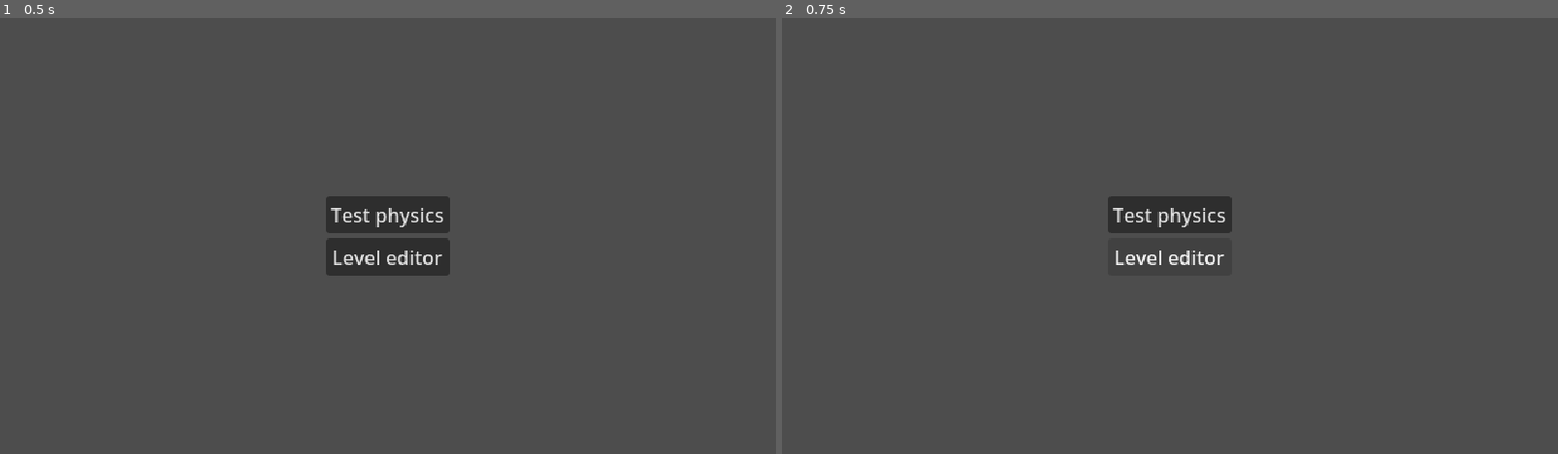
Above: before the commit, frames 1-2 (left to right).
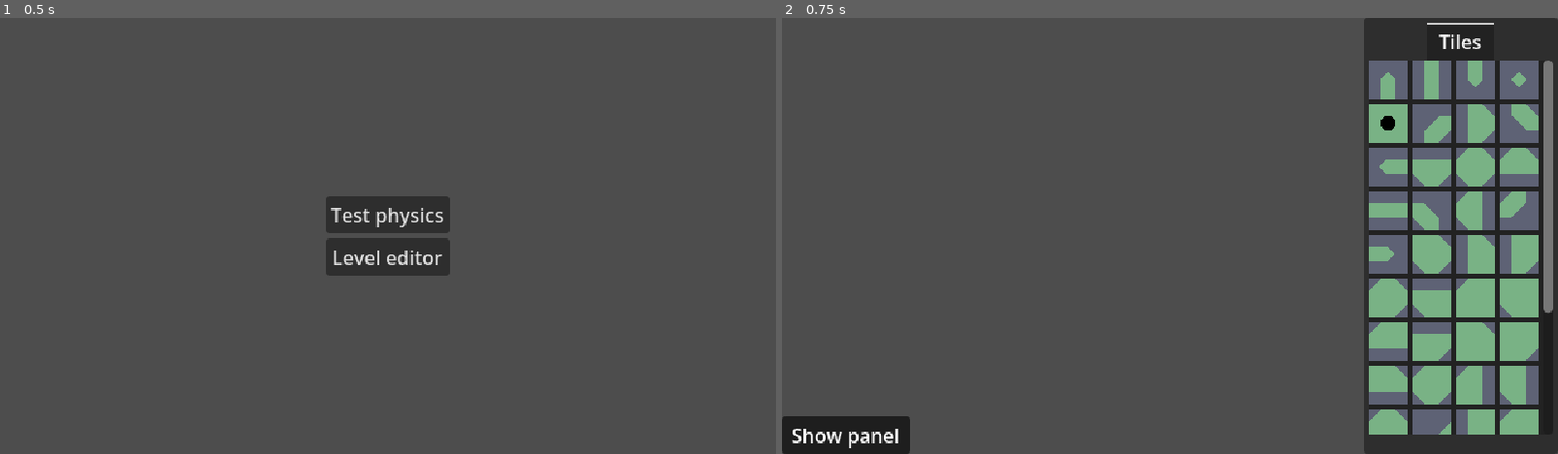
Above: after the commit, the same moments.

Repository: Halfwhit/Gulf
Game: Godot game, scene res://scenes/main.tscn
The game is run twice, just before and just after one commit, with the same random seed, the same clock (stepped at 60 frames per second) and the same inputs.
Inputs:
- Up to frame 1 (0.5 s): no input
- Up to frame 2 (0.75 s): click "Level editor" at 0.5 s

Frame 1 is identical in both runs. In frame 2, 28% of the frame differs, in the area x 0-100%, y 0-100%.

Commit message:
Started level editor

Diff:
--- a/project.godot
+++ b/project.godot
@@ -28,6 +28,10 @@
 window/stretch/mode="canvas_items"
 window/stretch/scale_mode="integer"
 
+[gui]
+
+common/show_focus_state_on_pointer_event=2
+
 [input]
 
 touch_main={
@@ -35,6 +39,14 @@
 "events": [Object(InputEventMouseButton,"resource_local_to_scene":false,"resource_name":"","device":-1,"window_id":0,"a …(253 unchanged characters)…
 ]
 }
+
+[layer_names]
+
+2d_physics/layer_1="ball"
+2d_physics/layer_2="solid"
+2d_physics/layer_3="hole"
+2d_physics/layer_4="water"
+2d_physics/layer_5="acid"
 
 [physics]
 
--- a/resources/tile_set.tres
+++ b/resources/tile_set.tres
@@ -1,309 +1,6 @@
 [gd_resource type="TileSet" format=3 uid="uid://cfiust4nsjpbw"]
 
-[ext_resource type="Texture2D" uid="uid://dq8tyx0rx2dji" path="res://assets/grass_wall.png" id="1_0naqh"]
-[ext_resource type="Texture2D" uid="uid://cqv4aq7t1w05b" path="res://assets/green_green.png" id="2_xd6c0"]
-[ext_resource type="Texture2D" uid="uid://hwon2xyykv84" path="res://assets/green_wall.png" id="3_51i6s"]
 [ext_resource type="Texture2D" uid="uid://v76fvq2w852g" path="res://assets/template_diag.png" id="4_xd6c0"]
-
-[sub_resource type="TileSetAtlasSource" id="TileSetAtlasSource_dtrn4"]
-texture = ExtResource("1_0naqh")
-texture_region_size = Vector2i(32, 32)
-0:0/0 = 0
-0:0/0/terrain_set = 0
-1:0/0 = 0
-1:0/0/terrain_set = 0
-2:0/0 = 0
-2:0/0/terrain_set = 0
-3:0/0 = 0
-3:0/0/terrain_set = 0
-4:0/0 = 0
-4:0/0/terrain_set = 0
-5:0/0 = 0
-5:0/0/terrain_set = 0
-6:0/0 = 0
-6:0/0/terrain_set = 0
-7:0/0 = 0
-7:0/0/terrain_set = 0
-8:0/0 = 0
-8:0/0/terrain_set = 0
-9:0/0 = 0
-9:0/0/terrain_set = 0
-10:0/0 = 0
-10:0/0/terrain_set = 0
-11:0/0 = 0
-11:0/0/terrain_set = 0
-0:1/0 = 0
-0:1/0/terrain_set = 0
-1:1/0 = 0
-1:1/0/terrain_set = 0
-2:1/0 = 0
-2:1/0/terrain_set = 0
-3:1/0 = 0
-3:1/0/terrain_set = 0
-4:1/0 = 0
-4:1/0/terrain_set = 0
-5:1/0 = 0
-5:1/0/terrain_set = 0
-6:1/0 = 0
-6:1/0/terrain_set = 0
-7:1/0 = 0
-7:1/0/terrain_set = 0
-8:1/0 = 0
-8:1/0/terrain_set = 0
-9:1/0 = 0
-9:1/0/terrain_set = 0
-10:1/0 = 0
-10:1/0/terrain_set = 0
-11:1/0 = 0
-11:1/0/terrain_set = 0
-0:2/0 = 0
-0:2/0/terrain_set = 0
-1:2/0 = 0
-1:2/0/terrain_set = 0
-2:2/0 = 0
-2:2/0/terrain_set = 0
-3:2/0 = 0
-3:2/0/terrain_set = 0
-4:2/0 = 0
-4:2/0/terrain_set = 0
-5:2/0 = 0
-5:2/0/terrain_set = 0
-6:2/0 = 0
-6:2/0/terrain_set = 0
-7:2/0 = 0
-7:2/0/terrain_set = 0
-8:2/0 = 0
-8:2/0/terrain_set = 0
-9:2/0 = 0
-9:2/0/terrain_set = 0
-10:2/0 = 0
-10:2/0/terrain_set = 0
-11:2/0 = 0
-11:2/0/terrain_set = 0
-0:3/0 = 0
-0:3/0/terrain_set = 0
-1:3/0 = 0
-1:3/0/terrain_set = 0
-2:3/0 = 0
-2:3/0/terrain_set = 0
-3:3/0 = 0
-3:3/0/terrain_set = 0
-4:3/0 = 0
-4:3/0/terrain_set = 0
-5:3/0 = 0
-5:3/0/terrain_set = 0
-6:3/0 = 0
-6:3/0/terrain_set = 0
-7:3/0 = 0
-7:3/0/terrain_set = 0
-8:3/0 = 0
-8:3/0/terrain_set = 0
-9:3/0 = 0
-9:3/0/terrain_set = 0
-10:3/0 = 0
-10:3/0/terrain_set = 0
-11:3/0 = 0
-11:3/0/terrain_set = 0
-
-[sub_resource type="TileSetAtlasSource" id="TileSetAtlasSource_fv5xq"]
-texture = ExtResource("2_xd6c0")
-texture_region_size = Vector2i(32, 32)
-0:0/0 = 0
-0:0/0/terrain_set = 0
-1:0/0 = 0
-1:0/0/terrain_set = 0
-2:0/0 = 0
-2:0/0/terrain_set = 0
-3:0/0 = 0
-3:0/0/terrain_set = 0
-4:0/0 = 0
-4:0/0/terrain_set = 0
-5:0/0 = 0
-5:0/0/terrain_set = 0
-6:0/0 = 0
-6:0/0/terrain_set = 0
-7:0/0 = 0
-7:0/0/terrain_set = 0
-8:0/0 = 0
-8:0/0/terrain_set = 0
-9:0/0 = 0
-9:0/0/terrain_set = 0
-10:0/0 = 0
-10:0/0/terrain_set = 0
-11:0/0 = 0
-11:0/0/terrain_set = 0
-0:1/0 = 0
-0:1/0/terrain_set = 0
-1:1/0 = 0
-1:1/0/terrain_set = 0
-2:1/0 = 0
-2:1/0/terrain_set = 0
-3:1/0 = 0
-3:1/0/terrain_set = 0
-4:1/0 = 0
-4:1/0/terrain_set = 0
-5:1/0 = 0
-5:1/0/terrain_set = 0
-6:1/0 = 0
-6:1/0/terrain_set = 0
-7:1/0 = 0
-7:1/0/terrain_set = 0
-8:1/0 = 0
-8:1/0/terrain_set = 0
-9:1/0 = 0
-9:1/0/terrain_set = 0
-10:1/0 = 0
-10:1/0/terrain_set = 0
-11:1/0 = 0
-11:1/0/terrain_set = 0
-0:2/0 = 0
-0:2/0/terrain_set = 0
-1:2/0 = 0
-1:2/0/terrain_set = 0
-2:2/0 = 0
-2:2/0/terrain_set = 0
-3:2/0 = 0
-3:2/0/terrain_set = 0
-4:2/0 = 0
-4:2/0/terrain_set = 0
-5:2/0 = 0
-5:2/0/terrain_set = 0
-6:2/0 = 0
-6:2/0/terrain_set = 0
-7:2/0 = 0
-7:2/0/terrain_set = 0
-8:2/0 = 0
-8:2/0/terrain_set = 0
-9:2/0 = 0
-9:2/0/terrain_set = 0
-10:2/0 = 0
-10:2/0/terrain_set = 0
-11:2/0 = 0
-11:2/0/terrain_set = 0
-0:3/0 = 0
-0:3/0/terrain_set = 0
-1:3/0 = 0
-1:3/0/terrain_set = 0
-2:3/0 = 0
-2:3/0/terrain_set = 0
-3:3/0 = 0
-3:3/0/terrain_set = 0
-4:3/0 = 0
-4:3/0/terrain_set = 0
-5:3/0 = 0
-5:3/0/terrain_set = 0
-6:3/0 = 0
-6:3/0/terrain_set = 0
-7:3/0 = 0
-7:3/0/terrain_set = 0
-8:3/0 = 0
-8:3/0/terrain_set = 0
-9:3/0 = 0
-9:3/0/terrain_set = 0
-10:3/0 = 0
-10:3/0/terrain_set = 0
-11:3/0 = 0
-11:3/0/terrain_set = 0
-
-[sub_resource type="TileSetAtlasSource" id="TileSetAtlasSource_hqfjb"]
-texture = ExtResource("3_51i6s")
-texture_region_size = Vector2i(32, 32)
-0:0/0 = 0
-0:0/0/terrain_set = 0
-1:0/0 = 0
-1:0/0/terrain_set = 0
-2:0/0 = 0
-2:0/0/terrain_set = 0
-3:0/0 = 0
-3:0/0/terrain_set = 0
-4:0/0 = 0
-4:0/0/terrain_set = 0
-5:0/0 = 0
-5:0/0/terrain_set = 0
-6:0/0 = 0
-6:0/0/terrain_set = 0
-7:0/0 = 0
-7:0/0/terrain_set = 0
-8:0/0 = 0
-8:0/0/terrain_set = 0
-9:0/0 = 0
-9:0/0/terrain_set = 0
-10:0/0 = 0
-10:0/0/terrain_set = 0
-11:0/0 = 0
-11:0/0/terrain_set = 0
-0:1/0 = 0
-0:1/0/terrain_set = 0
-1:1/0 = 0
-1:1/0/terrain_set = 0
-2:1/0 = 0
-2:1/0/terrain_set = 0
-3:1/0 = 0
-3:1/0/terrain_set = 0
-4:1/0 = 0
-4:1/0/terrain_set = 0
-5:1/0 = 0
-5:1/0/terrain_set = 0
-6:1/0 = 0
-6:1/0/terrain_set = 0
-7:1/0 = 0
-7:1/0/terrain_set = 0
-8:1/0 = 0
-8:1/0/terrain_set = 0
-9:1/0 = 0
-9:1/0/terrain_set = 0
-10:1/0 = 0
-10:1/0/terrain_set = 0
-11:1/0 = 0
-11:1/0/terrain_set = 0
-0:2/0 = 0
-0:2/0/terrain_set = 0
-1:2/0 = 0
-1:2/0/terrain_set = 0
-2:2/0 = 0
-2:2/0/terrain_set = 0
-3:2/0 = 0
-3:2/0/terrain_set = 0
-4:2/0 = 0
-4:2/0/terrain_set = 0
-5:2/0 = 0
-5:2/0/terrain_set = 0
-6:2/0 = 0
-6:2/0/terrain_set = 0
-7:2/0 = 0
-7:2/0/terrain_set = 0
-8:2/0 = 0
-8:2/0/terrain_set = 0
-9:2/0 = 0
-9:2/0/terrain_set = 0
-10:2/0 = 0
-10:2/0/terrain_set = 0
-11:2/0 = 0
-11:2/0/terrain_set = 0
-0:3/0 = 0
-0:3/0/terrain_set = 0
-1:3/0 = 0
-1:3/0/terrain_set = 0
-2:3/0 = 0
-2:3/0/terrain_set = 0
-3:3/0 = 0
-3:3/0/terrain_set = 0
-4:3/0 = 0
-4:3/0/terrain_set = 0
-5:3/0 = 0
-5:3/0/terrain_set = 0
-6:3/0 = 0
-6:3/0/terrain_set = 0
-7:3/0 = 0
-7:3/0/terrain_set = 0
-8:3/0 = 0
-8:3/0/terrain_set = 0
-9:3/0 = 0
-9:3/0/terrain_set = 0
-10:3/0 = 0
-10:3/0/terrain_set = 0
-11:3/0 = 0
-11:3/0/terrain_set = 0
 
 [sub_resource type="TileSetAtlasSource" id="TileSetAtlasSource_51i6s"]
 texture = ExtResource("4_xd6c0")
@@ -937,7 +634,4 @@
 terrain_set_0/terrain_0/color = Color(0.5, 0.34375, 0.25, 1)
 terrain_set_0/terrain_1/name = "wall"
 terrain_set_0/terrain_1/color = Color(0.5, 0.4375, 0.25, 1)
-sources/0 = SubResource("TileSetAtlasSource_dtrn4")
-sources/1 = SubResource("TileSetAtlasSource_fv5xq")
-sources/2 = SubResource("TileSetAtlasSource_hqfjb")
-sources/3 = SubResource("TileSetAtlasSource_51i6s")
+sources/0 = SubResource("TileSetAtlasSource_51i6s")
--- /dev/null
+++ b/scenes/editor_ui.gd
@@ -0,0 +1,29 @@
+extends CanvasLayer
+
+@onready var sidebar: PanelContainer = $Sidebar
+const TILE_SET = preload("uid://cfiust4nsjpbw")
+@onready var tile_container: GridContainer = $Sidebar/VBoxContainer/MarginContainer/VSplitContainer/TabContainer/Tiles/TileContainer
+var select_texture = preload("uid://c7b24ju1owk1o")
+
+func _ready() -> void:
+	var layer_source = TILE_SET.get_source(0)
+	var texture_source: TileSetAtlasSource = layer_source
+	for id in layer_source.get_tiles_count():
+		var coords: Vector2i = layer_source.get_tile_id(id)
+		var texture = texture_source.texture
+		var texture_region = texture_source.get_tile_texture_region(coords)
+		var img = texture_source.texture.get_image().get_region(texture_region)
+		var tile_texture = ImageTexture.create_from_image(img)
+
+		var icon = TextureButton.new()
+		icon.texture_normal = tile_texture
+		icon.texture_focused = select_texture
+		icon.focus_mode = Control.FOCUS_ALL
+		icon.connect("pressed", _debug)
+		tile_container.add_child(icon)
+
+func _debug():
+	print("Debugging")
+
+func _on_panel_button_toggled(toggled_on: bool) -> void:
+	sidebar.visible = toggled_on
--- /dev/null
+++ b/scenes/editor_ui.tscn
@@ -0,0 +1,66 @@
+[gd_scene format=3 uid="uid://bq1ph0bk13w05"]
+
+[ext_resource type="Script" uid="uid://c18wnouq7hvd1" path="res://scenes/editor_ui.gd" id="1_7k3nc"]
+
+[node name="EditorUI" type="CanvasLayer" unique_id=455182424]
+script = ExtResource("1_7k3nc")
+
+[node name="Sidebar" type="PanelContainer" parent="." unique_id=1720450318]
+custom_minimum_size = Vector2(160, 0)
+anchors_preset = 11
+anchor_left = 1.0
+anchor_right = 1.0
+anchor_bottom = 1.0
+offset_left = -70.0
+grow_horizontal = 0
+grow_vertical = 2
+
+[node name="VBoxContainer" type="VBoxContainer" parent="Sidebar" unique_id=367782020]
+layout_mode = 2
+
+[node name="MarginContainer" type="MarginContainer" parent="Sidebar/VBoxContainer" unique_id=1593934473]
+layout_mode = 2
+size_flags_vertical = 3
+theme_override_constants/margin_left = 4
+theme_override_constants/margin_top = 4
+theme_override_constants/margin_right = 4
+theme_override_constants/margin_bottom = 4
+
+[node name="VSplitContainer" type="VSplitContainer" parent="Sidebar/VBoxContainer/MarginContainer" unique_id=790827152]
+layout_mode = 2
+drag_area_highlight_in_editor = true
+
+[node name="TabContainer" type="TabContainer" parent="Sidebar/VBoxContainer/MarginContainer/VSplitContainer" unique_id=1592831795]
+layout_mode = 2
+size_flags_vertical = 3
+tab_alignment = 1
+current_tab = 0
+
+[node name="Tiles" type="ScrollContainer" parent="Sidebar/VBoxContainer/MarginContainer/VSplitContainer/TabContainer" unique_id=827002513]
+layout_mode = 2
+metadata/_tab_index = 0
+
+[node name="TileContainer" type="GridContainer" parent="Sidebar/VBoxContainer/MarginContainer/VSplitContainer/TabContainer/Tiles" unique_id=213630189]
+z_index = 1
+custom_minimum_size = Vector2(144, 0)
+layout_mode = 2
+columns = 4
+
+[node name="PanelContainer" type="PanelContainer" parent="Sidebar/VBoxContainer/MarginContainer/VSplitContainer" unique_id=1699093272]
+layout_mode = 2
+size_flags_vertical = 8
+
+[node name="PanelButton" type="Button" parent="." unique_id=1894928663]
+anchors_preset = 2
+anchor_top = 1.0
+anchor_bottom = 1.0
+offset_top = -31.0
+offset_right = 106.0
+grow_vertical = 0
+size_flags_horizontal = 0
+size_flags_vertical = 8
+toggle_mode = true
+button_pressed = true
+text = "Show panel"
+
+[connection signal="toggled" from="PanelButton" to="." method="_on_panel_button_toggled"]
--- /dev/null
+++ b/scenes/level_editor.gd
@@ -0,0 +1 @@
+extends Node2D
--- /dev/null
+++ b/scenes/level_editor.tscn
@@ -0,0 +1,15 @@
+[gd_scene format=3 uid="uid://dwi2j3ulk5npk"]
+
+[ext_resource type="Script" uid="uid://ccrp3evafq6uc" path="res://scenes/level_editor.gd" id="1_1mfi1"]
+[ext_resource type="PackedScene" uid="uid://bq1ph0bk13w05" path="res://scenes/editor_ui.tscn" id="1_ci1mn"]
+[ext_resource type="TileSet" uid="uid://cfiust4nsjpbw" path="res://resources/tile_set.tres" id="2_5u7ie"]
+
+[node name="LevelEditor" type="Node2D" unique_id=777819846]
+script = ExtResource("1_1mfi1")
+
+[node name="Level" type="Node2D" parent="." unique_id=955348916]
+
+[node name="TileMap" type="TileMapLayer" parent="Level" unique_id=1449792930]
+tile_set = ExtResource("2_5u7ie")
+
+[node name="EditorUI" parent="." unique_id=455182424 instance=ExtResource("1_ci1mn")]
--- a/scenes/main.gd
+++ b/scenes/main.gd
@@ -1,7 +1,7 @@
 extends Node
 
 const TEST_LEVEL = preload("uid://bofnpxvr5bqax")
-
+const LEVEL_EDITOR = preload("uid://dwi2j3ulk5npk")
 
 func _on_physics_pressed() -> void:
 	var scene = TEST_LEVEL.instantiate()
@@ -10,4 +10,6 @@
 
 
 func _on_editor_pressed() -> void:
-	pass # Replace with function body.
+	var scene = LEVEL_EDITOR.instantiate()
+	add_child(scene)
+	$UI.queue_free()
Binary file added: assets/select.png
Not shown, added: scenes/editor_ui.gd.uid
Not shown, added: scenes/level_editor.gd.uid
